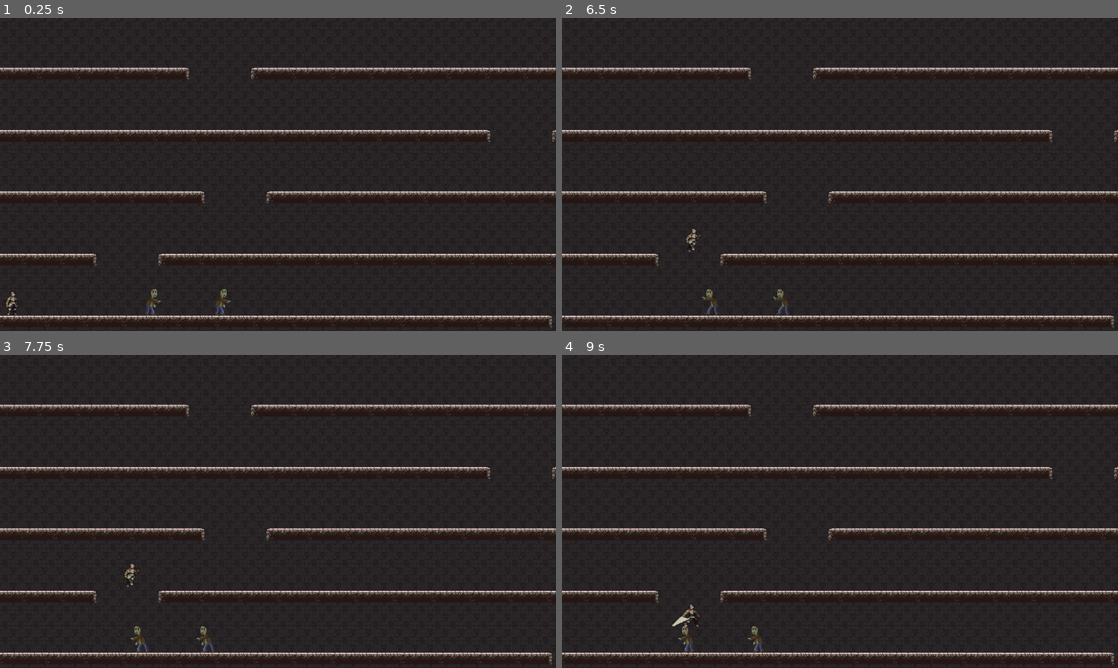
Above: before the commit, frames 1-4 (two rows, left to right).
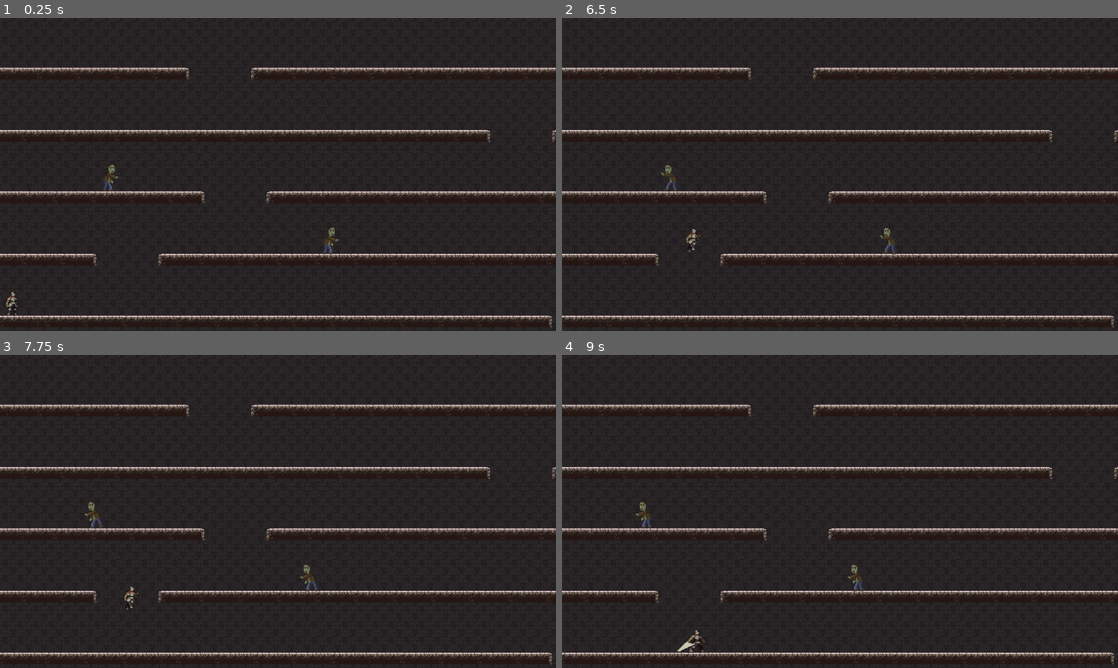
Above: after the commit, the same moments.

Repository: pengpa0012/godot-2d-jump-platformer
Game: Godot game, scene res://scene/world.tscn
Same seed, same stepped clock (60 frames per second), same inputs: the game is played once before the commit and once after it.
Inputs:
- Up to frame 1 (0.25 s): no input
- Up to frame 2 (6.5 s): tap Enter (ui_accept) at 0.5, 0.77, 1.52, 3.02, 3.77, 4.52, 6.02 s; hold Right (ui_right) 0.53-2.03 s; tap K (attack) every 0.75 s from 0.6 to 5.85 s; hold Left (ui_left) 2.03-2.78 s; hold Right (ui_right) 2.78-4.28 s; hold Left (ui_left) 4.28-5.03 s; hold Right (ui_right) 5.03-5.78 s; hold Left (ui_left) from 5.78 s (still down)
- Up to frame 3 (7.75 s): tap K (attack) at 6.6, 7.35 s; tap Enter (ui_accept) at 6.77, 7.52 s; release Left (ui_left) at 7.28 s; hold Right (ui_right) from 7.28 s (still down)
- Up to frame 4 (9 s): keep holding Right (ui_right); tap K (attack) at 8.1, 8.85 s

The runs differ from the first frame. In frame 1, 0.4% of the frame differs, in the area x 18-61%, y 46-96%; in frame 2, 0.3%; in frame 3, 0.5%; in frame 4, 0.5%, in the area x 13-55%, y 46-96%.

Commit message:
added enemy chase

Diff:
--- a/scene/world.tscn
+++ b/scene/world.tscn
@@ -2524,7 +2524,7 @@
 layer_0/tile_data = PackedInt32Array(-393219, 3211267, 20, -327683, 3211267, 21, -393218, 3276803, 20, -327682, 3276803 …(85707 unchanged characters)…
 
 [node name="Enemy" parent="." instance=ExtResource("6_h475h")]
-position = Vector2(464, 416)
+position = Vector2(232, 160)
 
 [node name="Enemy2" parent="." instance=ExtResource("6_h475h")]
-position = Vector2(320, 416)
+position = Vector2(688, 288)
--- a/script/enemy.gd
+++ b/script/enemy.gd
@@ -3,7 +3,7 @@
 var gravity = ProjectSettings.get_setting("physics/2d/default_gravity")
 @onready var sprite = $AnimatedSprite2D
 @onready var player = get_node("/root/world/Player")
-const SPEED = 50.0
+var SPEED = 50.0
 const stop_chance = 0.5
 var move_timer = 3.0
 var time_since_move = 0.0
@@ -16,11 +16,21 @@
 
 func _physics_process(delta):
 	time_since_move += delta
-	print(isPlayerDetected)
-	if time_since_move >= move_timer:
+
+	if not is_on_floor():
+		velocity.y += gravity * delta
+
+	if isPlayerDetected:
+		SPEED = 100
+		if self.position.x > player.position.x:
+			current_direction = -1
+		else:
+			current_direction = 1
+	elif time_since_move >= move_timer:
 		if randf() < stop_chance:
 			current_direction = 0
 		else:
+			SPEED = 50.0
 			current_direction = randf_range(-1, 1)
 		time_since_move = 0.0
 
